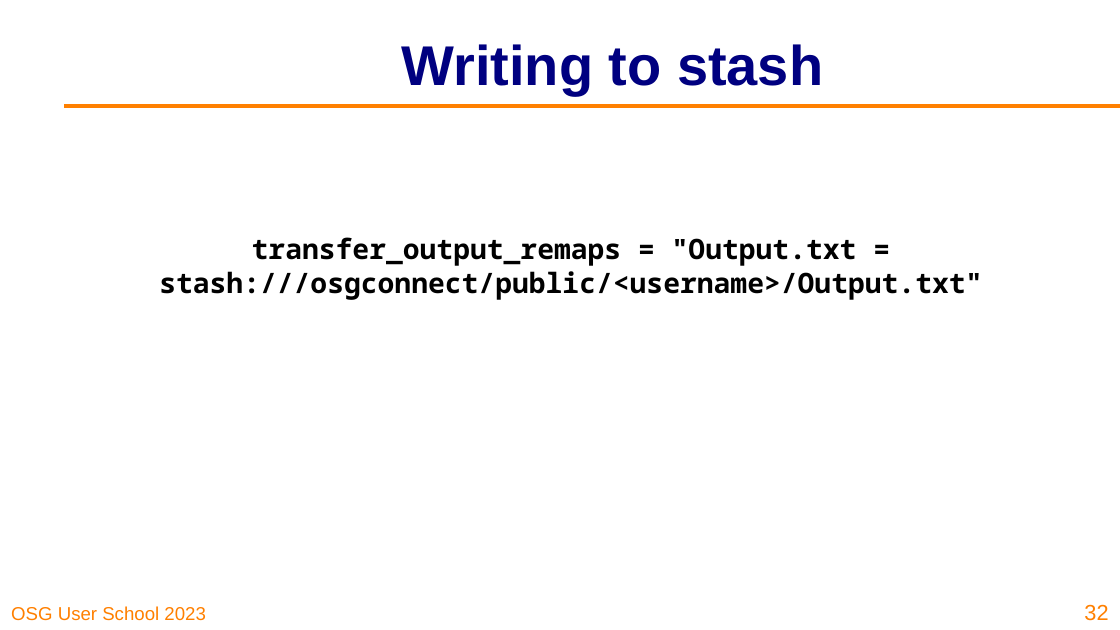
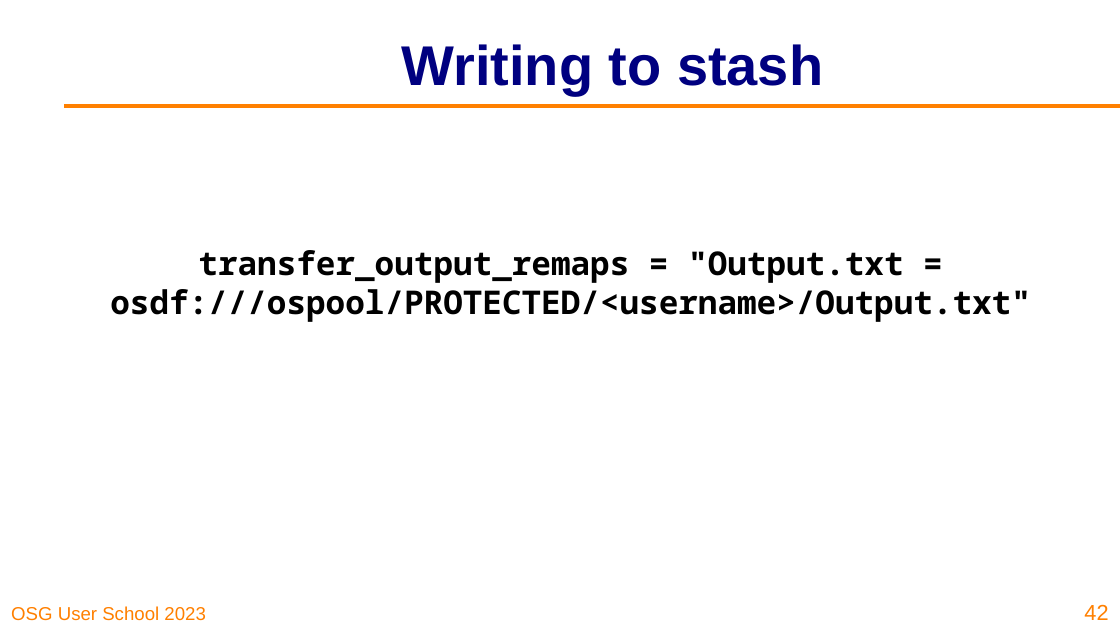
Before and after one commit to osg-htc/user-school-2023, a slide deck: slide 42 of docs/materials/data/files/osgus23-data.pptx (slide 32 before the commit). Drawn at 1120x630 pixels with LibreOffice and Linux fonts; fonts in the diff are those of the drawing; background and template pictures are left out. Boxes give left, top, right and bottom in pixels: in the first picture for what was removed or moved away, otherwise in the second. Text is boxed around its words. In the diff, an @@ line names an element or a change of style, - is before the commit and + after.

```diff
--- a/docs/materials/data/files/osgus23-data.pptx
+++ b/docs/materials/data/files/osgus23-data.pptx
@@ text at (x1=110, y1=250, x2=1031, y2=322): text changed; size 18 to 21 pt @@
-transfer_output_remaps = "Output.txt = stash:///osgconnect/public/<username>/Output.txt"
+transfer_output_remaps = "Output.txt = osdf:///ospool/PROTECTED/<username>/Output.txt"
@@ page number at (x1=1084, y1=604, x2=1108, y2=620): text changed @@
-32
+42
```
Also in this commit, not shown: 15 other slides changed, 15 slides added, 11 slides removed, 1 other file.
